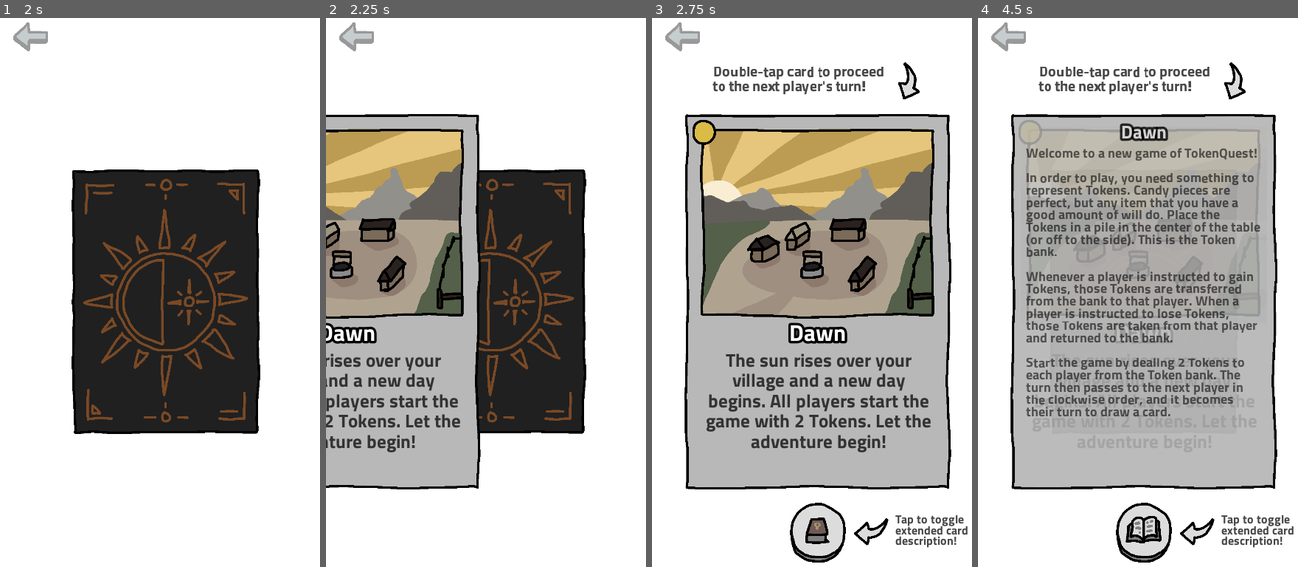
Above: before the commit, frames 1-4 (left to right).
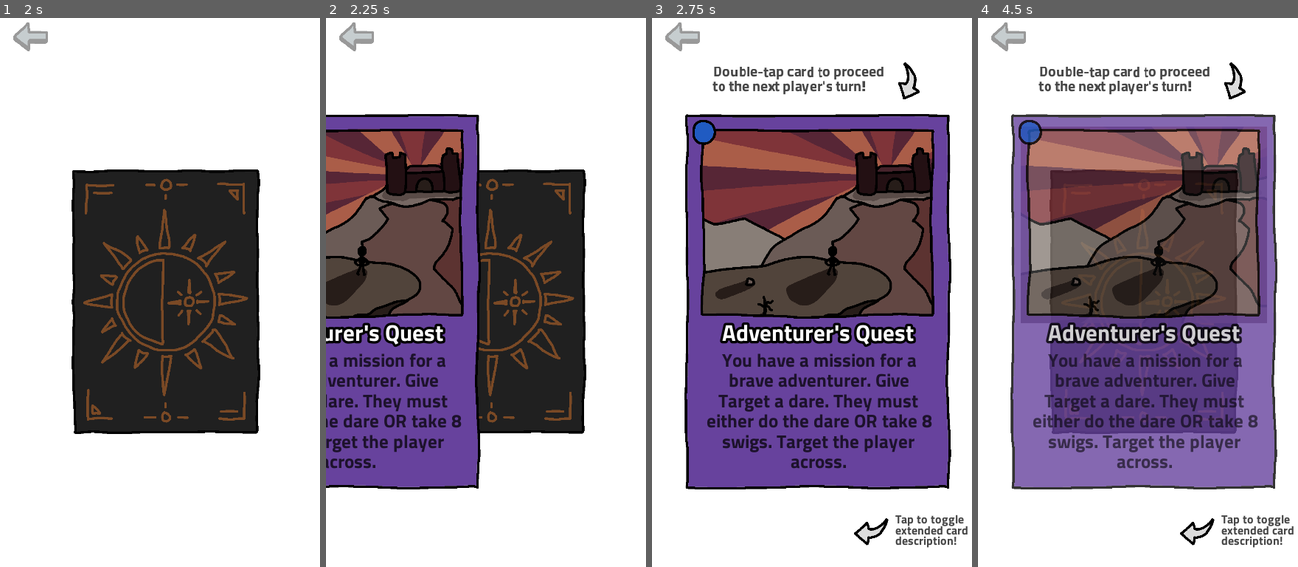
Above: after the commit, the same moments.

Repository: fredrikgson/TokenQuest
Game: Godot game, scene res://Scenes/MainMenu.tscn
Same seed, same stepped clock (60 frames per second), same inputs: the game is played once before the commit and once after it.
Inputs (mouse positions are in pixels of both pictures, inside the frame that each line leads up to):
- Up to frame 1 (2 s): tap Enter at 0.5 s; move the mouse to (166, 330) at 0.52 s; click (166, 330) at 0.67 s; tap Space at 1.25 s; move the mouse to (166, 303) at 1.27 s; click (166, 303) at 1.42 s
- Up to frame 2 (2.25 s): click (492, 303) at 2.17 s
- Up to frame 3 (2.75 s): no input
- Up to frame 4 (4.5 s): tap Enter at 2.75, 3.5, 4.25 s; move the mouse to (1144, 534) at 2.77 s; click (1144, 534) at 2.92 s; move the mouse to (1010, 34) at 3.52 s; click (1010, 34) at 3.67 s; move the mouse to (1045, 215) at 4.27 s; click (1045, 215) at 4.42 s

Frame 1 is identical in both runs. In frame 2, 30% of the frame differs, in the area x 0-48%, y 17-86%; in frame 3, 54%; in frame 4, 56%, in the area x 10-94%, y 17-100%.

Commit message:
small changes to Adventurers Quest and The Jester

Diff:
--- a/Cards/TheJester.tres
+++ b/Cards/TheJester.tres
@@ -10,4 +10,10 @@
 card_text = "Perform an act of entertainment. The other players take a vote. If they approve by a majority of votes, gain 2 Tokens. Otherwise, lose 1 Token."
 card_art = ExtResource( 2 )
 card_rarity = 2
-extended_description = ""
+extended_description = "You are tasked to entertain the other players by performing an act. You may do whatever you wish, but the goal is to entertain the other players.
+
+When your act is over, all other players vote on whether they approve of your act or not.
+
+If a majority of the players approve, you are rewarded with 2 Tokens.
+
+If tied, or if a majority of the players disapprove, you lose 1 Token."
--- a/Scripts/Deck.gd
+++ b/Scripts/Deck.gd
@@ -73,7 +73,7 @@
 	deck.push_back(load("res://Cards/Dusk.tres"))
 
 	## FOR DEBUGGING PURPOSES
-	##deck.push_front(load("res://Cards/WordsmithsBattle.tres"))
+	deck.push_front(load("res://Cards/AdventurersQuest.tres"))
 
 	## always begin game in idle state
 	Mstr.state = Mstr.States.IDLE
